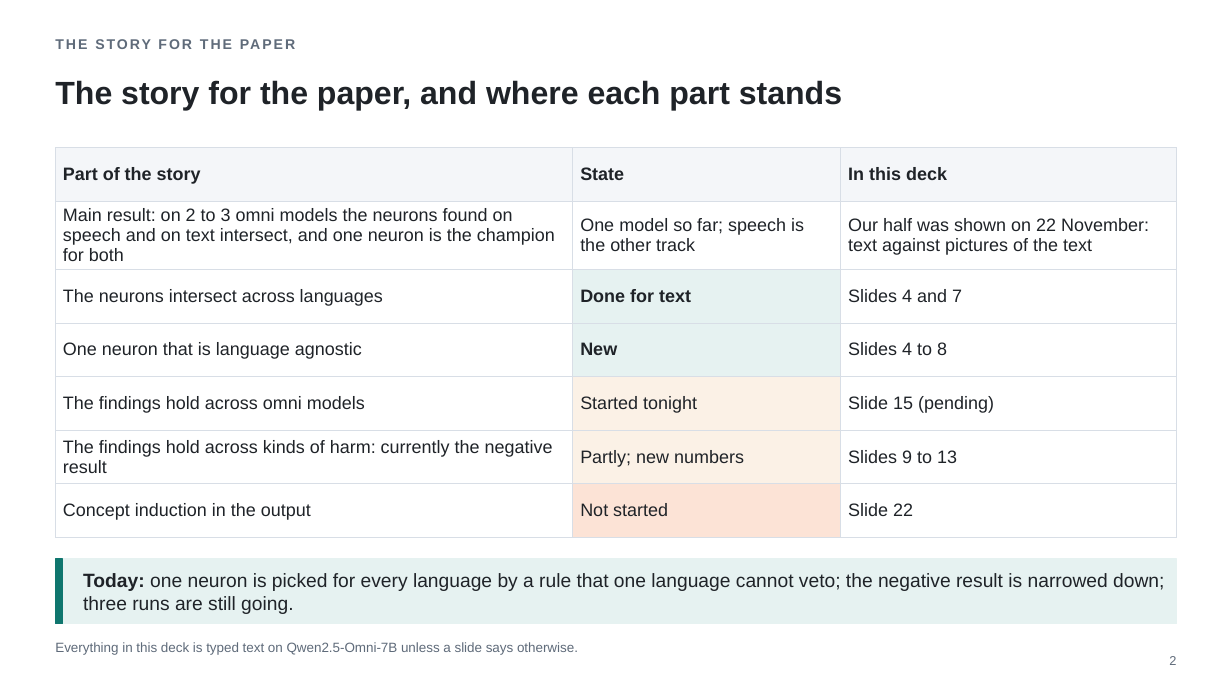
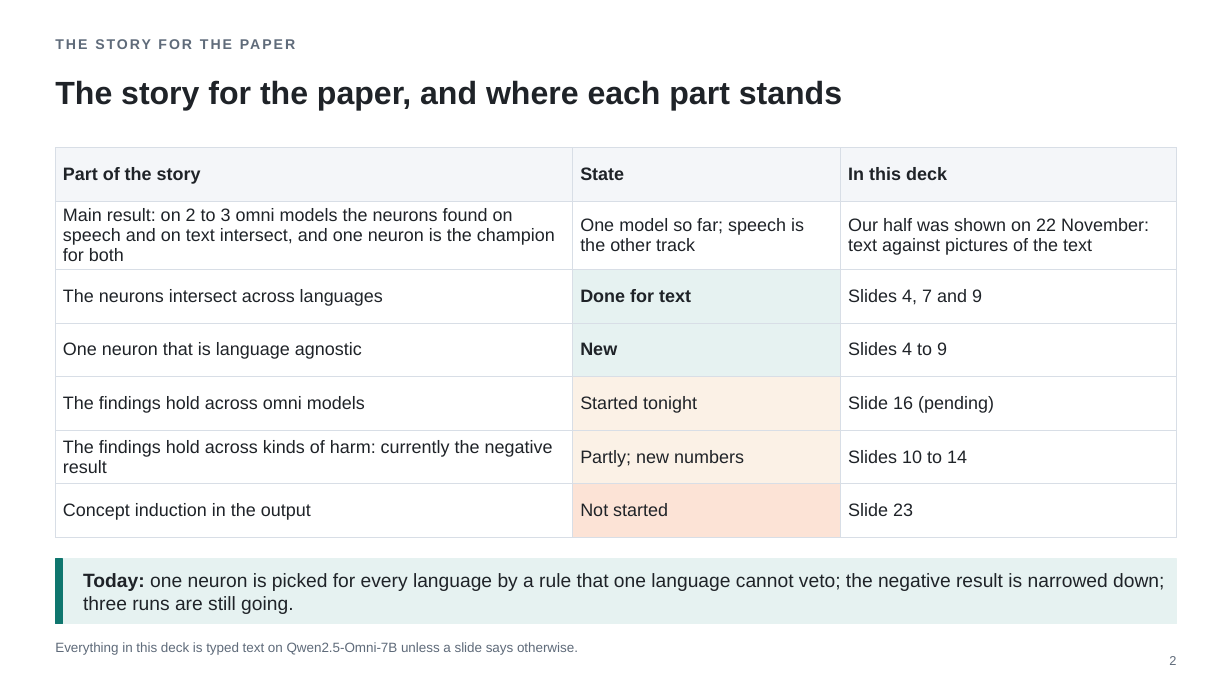
Before and after one commit to fjoad/refusal-neurons, a slide deck: slide 2 of slides/refusal_neurons_2026-11-29.pptx. Drawn at 1232x693 pixels with LibreOffice and Linux fonts; fonts in the diff are those of the drawing. Boxes give left, top, right and bottom in pixels: in the first picture for what was removed or moved away, otherwise in the second. Text is boxed around its words. In the diff, an @@ line names an element or a change of style, - is before the commit and + after.

```diff
--- a/slides/refusal_neurons_2026-11-29.pptx
+++ b/slides/refusal_neurons_2026-11-29.pptx
@@ table at (55,148,1177,524) @@
-row 3, column 3: Slides 4 and 7
+row 3, column 3: Slides 4, 7 and 9
-row 4, column 3: Slides 4 to 8
+row 4, column 3: Slides 4 to 9
-row 5, column 3: Slide 15 (pending)
+row 5, column 3: Slide 16 (pending)
-row 6, column 3: Slides 9 to 13
+row 6, column 3: Slides 10 to 14
-row 7, column 3: Slide 22
+row 7, column 3: Slide 23
```
Also in this commit, not shown: 15 other slides changed, 2 slides added, 1 slide removed, 3 other files.
